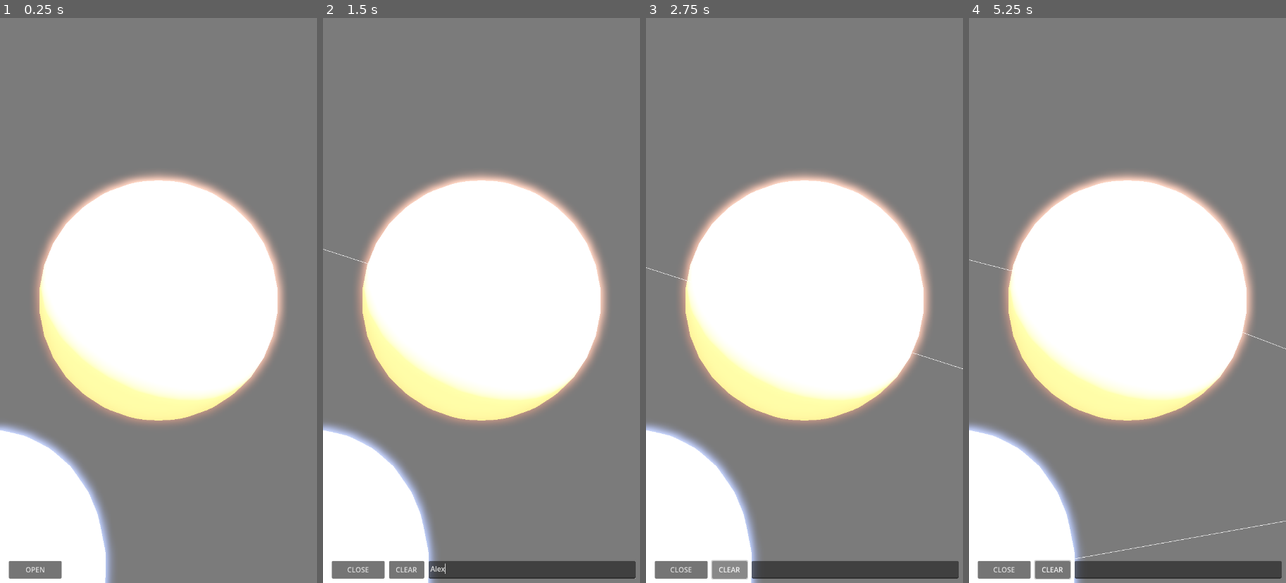
Above: before the commit, frames 1-4 (left to right).
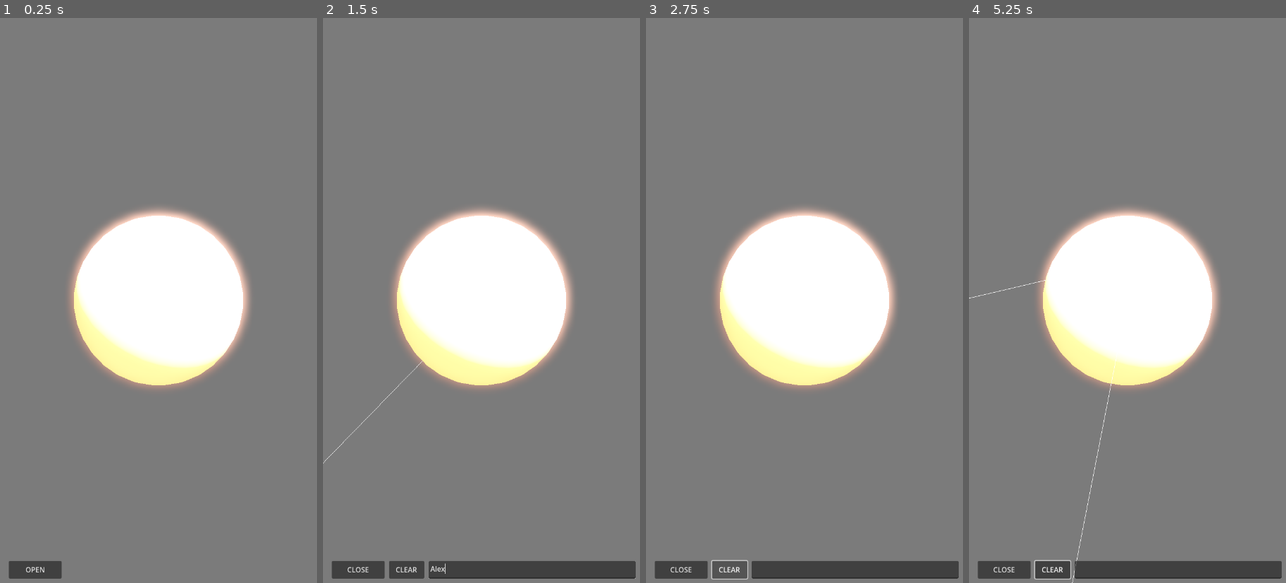
Above: after the commit, the same moments.

Repository: 0-5788719150923125/praxis
Game: Godot game, scene res://scenes/main.tscn
The game is run twice, just before and just after one commit, with the same random seed, the same clock (stepped at 60 frames per second) and the same inputs.
Inputs (mouse positions are in pixels of both pictures, inside the frame that each line leads up to):
- Up to frame 1 (0.25 s): no input
- Up to frame 2 (1.5 s): click "OPEN" at 0.5 s; click (532, 571) at 1.27 s; type "Alex" at 1.35 s
- Up to frame 3 (2.75 s): click "CLEAR" at 2 s
- Up to frame 4 (5.25 s): click "CLEAR" at 2.75 s; click "CLEAR" at 3.5 s; tap Enter at 4.25, 4.35 s; move the mouse to (1197, 272) at 4.27 s; click (1197, 272) at 4.42 s; tap Space at 5 s; drag from (1064, 328) to (1111, 413) at 5.02 s

The runs differ from the first frame. In frame 1, 25% of the frame differs, in the area x 0-90%, y 27-100%; in frame 2, 25%; in frame 3, 25%; in frame 4, 25%, in the area x 0-100%, y 27-100%.

Commit message:
add click events

Diff:
--- a/axis/scenes/atom.tscn
+++ b/axis/scenes/atom.tscn
@@ -15,10 +15,8 @@
 
 [sub_resource type="SphereShape3D" id="SphereShape3D_xp6ht"]
 
-[node name="Atom" type="RigidBody3D"]
-gravity_scale = 0.0
-lock_rotation = true
-linear_damp = 1.0
+[node name="Atom" type="Area3D"]
+monitoring = false
 script = ExtResource("1_atom")
 
 [node name="MeshInstance3D" type="MeshInstance3D" parent="."]
--- a/axis/scenes/main.tscn
+++ b/axis/scenes/main.tscn
@@ -23,10 +23,13 @@
 anchor_bottom = 1.0
 grow_horizontal = 2
 grow_vertical = 2
+mouse_filter = 0
 stretch = true
 
 [node name="SubViewport" type="SubViewport" parent="SubViewportContainer"]
 handle_input_locally = false
+physics_object_picking = true
+physics_object_picking_sort = true
 size = Vector2i(720, 1280)
 render_target_update_mode = 4
 
--- a/axis/scripts/atom.gd
+++ b/axis/scripts/atom.gd
@@ -1,4 +1,6 @@
-extends RigidBody3D
+extends Area3D
+
+const HIGHLIGHT_TRANSITION_TIME = 0.3
 
 var base_emission_color := Color(0.2, 0.4, 1.0)
 var highlight_emission_color := Color(1.0, 0.4, 0.2)
@@ -7,34 +9,53 @@
 @onready var mesh_instance: MeshInstance3D = $MeshInstance3D
 @onready var material: StandardMaterial3D = mesh_instance.get_surface_override_material(0)
 
-# Signal for when the atom is selected/clicked
-signal atom_selected(atom: Node3D)
+signal atom_selected(atom: Area3D)
 
 func _ready() -> void:
-	set_highlight(false)
-
-	# Create a duplicate of the material to prevent sharing
+	# Create a unique material instance
 	material = material.duplicate()
 	mesh_instance.set_surface_override_material(0, material)
+	material.emission = base_emission_color
+
+	# Enable input
+	input_ray_pickable = true
+	collision_layer = 1
+	collision_mask = 1
 
 func _input_event(_camera: Node, event: InputEvent, _position: Vector3, _normal: Vector3, _shape_idx: int) -> void:
 	if event is InputEventMouseButton:
-		if event.button_index == MOUSE_BUTTON_LEFT and event.pressed:
-			emit_signal("atom_selected", self)
-	elif event is InputEventScreenTouch:
-		if event.pressed:
-			emit_signal("atom_selected", self)
+		if event.button_index == MOUSE_BUTTON_LEFT:
+			print("Atom clicked: ", name, " - Emitting signal")
+			atom_selected.emit(self)  # Changed to emit(self)
+			get_viewport().set_input_as_handled()
 
 func set_highlight(enabled: bool) -> void:
+	print("Setting highlight for ", name, " to: ", enabled)  # Debug print
 	is_highlighted = enabled
+
 	if material:
-		material.emission = highlight_emission_color if enabled else base_emission_color
+		# Create smooth color transition
+		var tween = create_tween()
+		tween.set_trans(Tween.TRANS_CUBIC)
+		tween.set_ease(Tween.EASE_OUT)
+
+		var target_color = highlight_emission_color if enabled else base_emission_color
+		tween.tween_property(material, "emission", target_color, HIGHLIGHT_TRANSITION_TIME)
+	else:
+		print("ERROR: No material found for atom: ", name)
+
 
 func get_radius() -> float:
 	return $CollisionShape3D.shape.radius
 
 func set_radius(value: float) -> void:
-	var mesh: SphereMesh = mesh_instance.mesh
+	# Update both visual and collision shapes
+	var mesh: SphereMesh = mesh_instance.mesh.duplicate()
 	mesh.radius = value
 	mesh.height = value * 2
-	$CollisionShape3D.shape.radius = value
+	mesh_instance.mesh = mesh
+
+	# Update collision shape
+	var collision_shape: SphereShape3D = $CollisionShape3D.shape.duplicate()
+	collision_shape.radius = value
+	$CollisionShape3D.shape = collision_shape
--- a/axis/scripts/neural_network.gd
+++ b/axis/scripts/neural_network.gd
@@ -2,8 +2,7 @@
 
 var atom_scene = preload("res://scenes/atom.tscn")
 @onready var atoms_container = $Atoms
-@onready var camera = $"../Camera3D"
-@onready var synapse_manager = $SynapseManager
+@onready var camera = get_node("../Camera3D")
 
 const NUM_ATOMS = 7
 
@@ -11,59 +10,66 @@
 const MIN_RADIUS = 0.3      # Smallest atom size
 const MAX_RADIUS = 1.2      # Largest atom size
 const CENTER_RADIUS = 0.9   # Size of central atom
+const MIN_SEPARATION_FACTOR = 3.0  # Added this constant
 
 # Distance ranges (like planetary orbits)
 const INNER_ORBIT = Vector2(2.0, 4.0)     # Close atoms
 const MIDDLE_ORBIT = Vector2(6.0, 10.0)   # Medium distance atoms
 const OUTER_ORBIT = Vector2(15.0, 25.0)   # Far atoms
 
-# Minimum separation between atoms (scaled by their combined radii)
-const MIN_SEPARATION_FACTOR = 3.0
+# Define orbit distributions for the atoms
+var orbit_distributions = [
+	INNER_ORBIT,   # 2 atoms in inner orbit
+	INNER_ORBIT,
+	MIDDLE_ORBIT,  # 2 atoms in middle orbit
+	MIDDLE_ORBIT,
+	OUTER_ORBIT,   # 2 atoms in outer orbit
+	OUTER_ORBIT
+]
 
+# Store all atoms for later reference
 var atoms: Array = []
+var current_focused_atom: Node3D = null  # Track currently focused atom
 
 func _ready() -> void:
 	print("Neural Network initializing...")
 
-	# Create central atom
+	if camera:
+		print("Camera found successfully!")
+	else:
+		print("ERROR: Camera not found! Current path: ", get_node("../Camera3D"))
+
+	# Create initial central atom
 	var central_atom = _create_atom(Vector3.ZERO)
 	central_atom.set_radius(CENTER_RADIUS)
-	central_atom.set_highlight(true)
+	central_atom.set_highlight(true)  # Set initial highlight
 	atoms.append(central_atom)
-
-	# Distribute remaining atoms across different orbits
-	var orbit_distributions = [
-		INNER_ORBIT,   # 2 atoms in inner orbit
-		INNER_ORBIT,
-		MIDDLE_ORBIT,  # 2 atoms in middle orbit
-		MIDDLE_ORBIT,
-		OUTER_ORBIT,   # 2 atoms in outer orbit
-		OUTER_ORBIT
-	]
+	current_focused_atom = central_atom
 
 	# Create surrounding atoms
 	for orbit_range in orbit_distributions:
 		var position = _get_random_position_in_orbit(orbit_range)
 		var atom = _create_atom(position)
 
-		# Randomize size based on distance (further atoms can be larger)
-		var distance_factor = position.length() / OUTER_ORBIT.y  # 0 to 1 based on distance
-		var size_variation = randf_range(-0.2, 0.2)  # Add some randomness
+		# Randomize size based on distance
+		var distance_factor = position.length() / OUTER_ORBIT.y
+		var size_variation = randf_range(-0.2, 0.2)
 		var radius = lerp(MIN_RADIUS, MAX_RADIUS, distance_factor + size_variation)
 		atom.set_radius(radius)
+		atom.set_highlight(false)  # Ensure it starts unhighlighted
 
 		atoms.append(atom)
 
-	# Set camera focus to central atom
+	# Set camera focus
 	if camera:
-		camera.set_focus_target(atoms[0])
-		# Adjust camera's zoom limits based on our scale
-		camera.min_zoom = INNER_ORBIT.x * 0.5  # Close enough to see inner atoms
-		camera.max_zoom = OUTER_ORBIT.y * 1.2   # Far enough to see outer atoms
-		camera.initial_distance = MIDDLE_ORBIT.x # Start at middle distance
+		camera.set_focus_target(current_focused_atom)
+		camera.min_zoom = INNER_ORBIT.x * 0.5
+		camera.max_zoom = OUTER_ORBIT.y * 1.2
+		camera.initial_distance = MIDDLE_ORBIT.x
 
-	# Initialize synapse manager with our atoms
-	synapse_manager.initialize(atoms)
+	# Initialize synapse manager if it exists
+	if $SynapseManager:
+		$SynapseManager.initialize(atoms)
 
 	print("Neural network initialized with ", atoms.size(), " atoms")
 
@@ -71,7 +77,43 @@
 	var atom = atom_scene.instantiate()
 	atoms_container.add_child(atom)
 	atom.global_position = position
+
+	# Connect the signal with error checking
+	var connect_result = atom.connect("atom_selected", _on_atom_selected)
+	if connect_result == OK:
+		print("Successfully connected signal for atom: ", atom.name)
+	else:
+		print("Failed to connect signal for atom: ", atom.name, " Error: ", connect_result)
+
 	return atom
+
+func _on_atom_selected(selected_atom: Area3D) -> void:
+	print("Signal received! Atom selected: ", selected_atom.name)
+
+	if selected_atom == current_focused_atom:
+		print("Atom already focused")
+		return
+
+	# Update highlights
+	if current_focused_atom:
+		print("Un-highlighting current atom: ", current_focused_atom.name)
+		current_focused_atom.set_highlight(false)
+
+	print("Highlighting new atom: ", selected_atom.name)
+	selected_atom.set_highlight(true)
+	current_focused_atom = selected_atom
+
+	# Update camera
+	if camera:
+		print("Moving camera to focus on: ", selected_atom.name)
+		camera.set_focus_target(selected_atom)
+	else:
+		print("ERROR: Camera not found in _on_atom_selected")
+
+func _update_atom_highlights(focused_atom: Node3D) -> void:
+	print("Updating atom highlights, focused atom: ", focused_atom.name)
+	for atom in atoms:
+		atom.set_highlight(atom == focused_atom)
 
 func _get_random_position_in_orbit(orbit_range: Vector2) -> Vector3:
 	var max_attempts = 50
@@ -106,13 +148,3 @@
 		if atom.global_position.distance_to(pos) < min_distance:
 			return false
 	return true
-
-# Optional: Add method to handle atom selection
-func _on_atom_selected(atom: Node3D) -> void:
-	# Unhighlight all atoms
-	for a in atoms:
-		a.set_highlight(false)
-
-	# Highlight and focus the selected atom
-	atom.set_highlight(true)
-	camera.set_focus_target(atom)
--- a/axis/scripts/orbital_camera.gd
+++ b/axis/scripts/orbital_camera.gd
@@ -6,6 +6,8 @@
 @export var zoom_speed := 0.5
 @export var initial_distance := 4.0
 @export var touch_zoom_sensitivity := 0.01
+@export var transition_duration := 0.5
+@export var bounce_overshoot := 0.1
 
 var camera_distance: float
 var rotation_quaternion: Quaternion
@@ -13,6 +15,9 @@
 var is_orbiting := false
 var touch_start_position := Vector2.ZERO
 var focus_target: Node3D = null
+var current_orbit_point := Vector3.ZERO
+var target_orbit_point := Vector3.ZERO
+var transition_tween: Tween
 
 # Touch zoom variables
 var touch_points := {}
@@ -24,13 +29,107 @@
 	rotation_quaternion = Quaternion.IDENTITY
 	_update_camera_position()
 
-func set_focus_target(target: Node3D) -> void:
-	focus_target = target
-	_update_camera_position()
+func _unhandled_input(event: InputEvent) -> void:  # Changed from _input to _unhandled_input
+	# Handle desktop zoom
+	if event is InputEventMouseButton:
+		match event.button_index:
+			MOUSE_BUTTON_WHEEL_UP:
+				_zoom_camera(-zoom_speed)
+				get_viewport().set_input_as_handled()
+			MOUSE_BUTTON_WHEEL_DOWN:
+				_zoom_camera(zoom_speed)
+				get_viewport().set_input_as_handled()
+			MOUSE_BUTTON_RIGHT:  # Changed orbit to right mouse button
+				is_orbiting = event.pressed
+				if is_orbiting:
+					touch_start_position = event.position
+					get_viewport().set_input_as_handled()
+
+	# Handle mouse motion only when orbiting
+	elif event is InputEventMouseMotion and is_orbiting:
+		_handle_rotation(event.position - touch_start_position)
+		touch_start_position = event.position
+		get_viewport().set_input_as_handled()
+
+	# Handle touch input
+	elif event is InputEventScreenTouch:
+		if event.pressed:
+			if touch_points.size() == 0:  # First touch
+				touch_points[event.index] = event.position
+			elif touch_points.size() == 1:  # Second touch - start zoom
+				touch_points[event.index] = event.position
+				is_zooming = true
+				is_orbiting = false
+				previous_touch_distance = _get_touch_distance()
+				get_viewport().set_input_as_handled()
+		else:
+			touch_points.erase(event.index)
+			if touch_points.size() < 2:
+				is_zooming = false
+
+	elif event is InputEventScreenDrag:
+		if touch_points.has(event.index):
+			touch_points[event.index] = event.position
+
+			if is_zooming and touch_points.size() == 2:
+				# Handle pinch zoom
+				var new_touch_distance = _get_touch_distance()
+				var zoom_delta = (previous_touch_distance - new_touch_distance) * touch_zoom_sensitivity
+				_zoom_camera(zoom_delta)
+				previous_touch_distance = new_touch_distance
+				get_viewport().set_input_as_handled()
+			elif touch_points.size() == 2:  # Two finger orbit
+				is_orbiting = true
+				_handle_rotation(event.position - touch_start_position)
+				touch_start_position = event.position
+				get_viewport().set_input_as_handled()
+
+func set_focus_target(new_target: Node3D) -> void:
+	print("Camera focusing on new target: ", new_target.name)  # Debug print
+
+	if focus_target == new_target:
+		print("Already focused on this target")
+		return
+
+	focus_target = new_target
+	target_orbit_point = new_target.global_position
+	print("Target orbit point set to: ", target_orbit_point)  # Debug print
+
+	# Kill existing tween if any
+	if transition_tween and transition_tween.is_valid():
+		transition_tween.kill()
+
+	# Create new tween for smooth transition
+	transition_tween = create_tween()
+	transition_tween.set_ease(Tween.EASE_OUT)
+	transition_tween.set_trans(Tween.TRANS_CUBIC)
+
+	# Add position tween with slight bounce
+	var final_position = _calculate_camera_position(target_orbit_point)
+	var bounce_position = final_position + (final_position - position) * bounce_overshoot
+
+	print("Starting camera transition")  # Debug print
+	transition_tween.tween_property(self, "current_orbit_point", target_orbit_point, transition_duration * 0.7)
+	transition_tween.parallel().tween_property(self, "position", bounce_position, transition_duration * 0.7)
+	transition_tween.chain().tween_property(self, "position", final_position, transition_duration * 0.3)
+
+func _calculate_camera_position(orbit_point: Vector3) -> Vector3:
+	# Calculate desired camera position based on orbit point
+	var offset = rotation_quaternion * Vector3(0, 0, camera_distance)
+	return orbit_point + offset
 
 func _process(_delta: float) -> void:
 	if focus_target:
-		_update_camera_position()
+		# Update target position in case the target moves
+		target_orbit_point = focus_target.global_position
+
+		if not transition_tween or not transition_tween.is_running():
+			# No transition running, just update normally
+			current_orbit_point = target_orbit_point
+			position = _calculate_camera_position(current_orbit_point)
+
+	# Always look at current orbit point
+	look_at(current_orbit_point, up_vector)
 
 func _input(event: InputEvent) -> void:
 	# Handle desktop zoom
